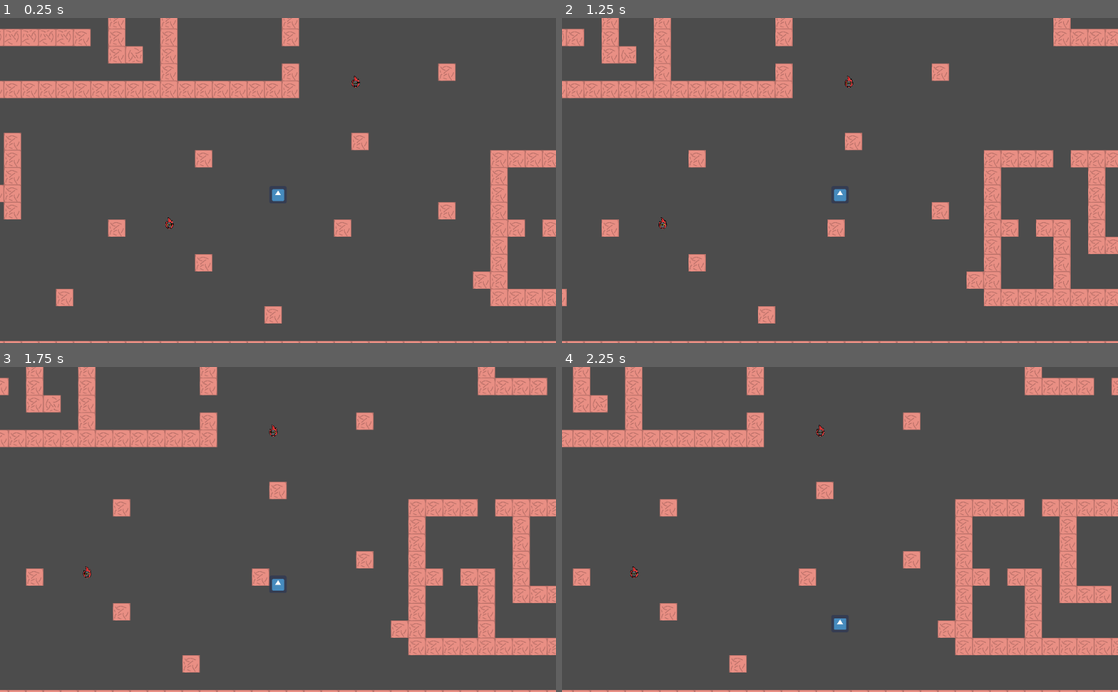
Above: before the commit, frames 1-4 (two rows, left to right).
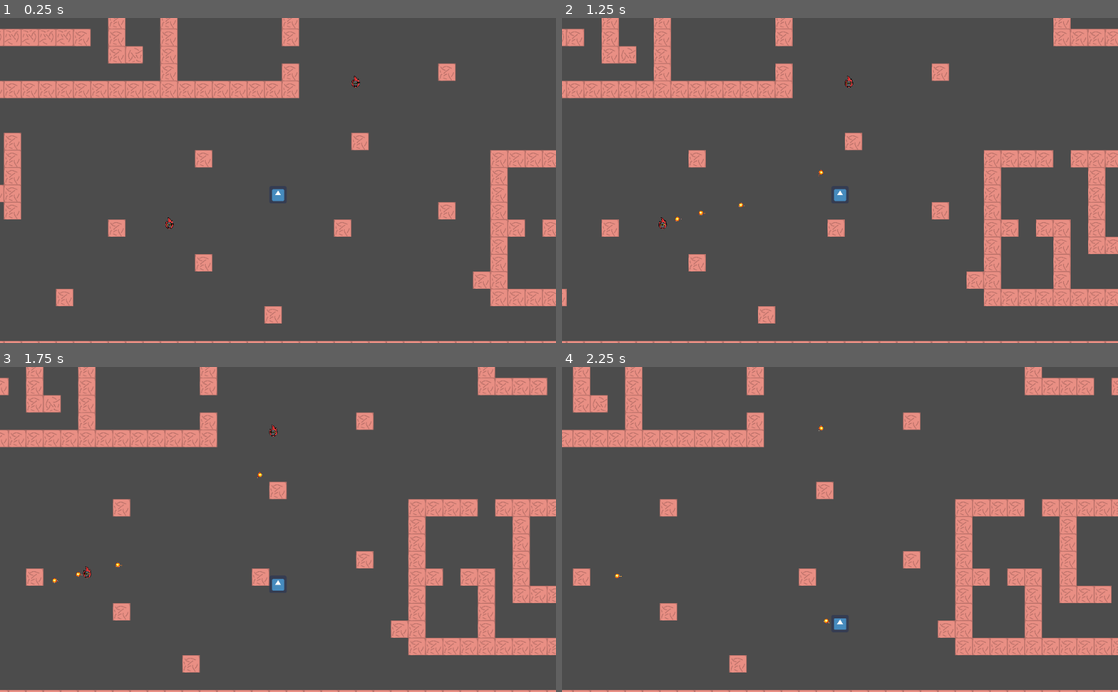
Above: after the commit, the same moments.

Repository: felipe-canales/LVAGames
Game: Godot game, scene res://level_test.tscn
Two runs of this game, one before a commit and one after it. Both use one fixed random seed, a clock stepped at 60 frames per second and the inputs below. The engine's default icon, where the game draws it, is replaced by a stand-in: a white triangle on a blue panel in a dark square.
Inputs:
- Up to frame 1 (0.25 s): no input
- Up to frame 2 (1.25 s): tap Enter at 0.5 s; hold D (player_right) from 0.53 s (still down)
- Up to frame 3 (1.75 s): release D (player_right) at 1.28 s; hold S (player_down) from 1.28 s (still down)
- Up to frame 4 (2.25 s): release S (player_down) at 2.03 s; hold D (player_right) from 2.03 s (still down)

Frame 1 is identical in both runs. In frame 2, less than 0.1% of the frame differs, in the area x 20-47%, y 46-63%; in frame 3, less than 0.1%; in frame 4, less than 0.1%, in the area x 9-49%, y 17-79%.

Commit message:
agregando script de no disparo atraves de la pared

Diff:
--- a/nodos/Gun.gd
+++ b/nodos/Gun.gd
@@ -1,6 +1,7 @@
 extends Area2D
 
 const bullet = preload("res://nodos/Proyectil.tscn")
+
 var speed = 200
 var enemigos = []
 var velocity = Vector2()
@@ -11,7 +12,8 @@
 var movimiento = 2
 
 var bullet_fire = true
-var bullet_cooldown = 250
+var bullet_cooldown = 0.25
+
 var bullet_cooldown_counter = 0
 var distancia1 = 999999999999
 
@@ -39,15 +41,17 @@
 
 		rotation = ((target_enemy.global_position - global_position).angle())
 
+		var space_state = get_world_2d().get_direct_space_state()
+		var result = space_state.intersect_ray(global_position, target_enemy.global_position, [focus_enemy, get_parent()])
+		var collision:Node = result.collider
 
-		if bullet_cooldown_counter >= bullet_cooldown:
+
+		if bullet_cooldown_counter >= bullet_cooldown && collision.get_class() == "KinematicBody2D":
 			var bullet_inst = bullet.instance()
 			bullet_inst.global_position = global_position
 			bullet_inst.rotation = rotation
 			bullet_cooldown_counter = 0
 			get_tree().get_root().add_child(bullet_inst)
-
-			print(bullet_inst.rotation)
 			bullet_fire = true
 
 	if bullet_fire:
@@ -55,5 +59,6 @@
 
 func _on_Gun_body_entered(body:Node):
 
+
 	if !enemigos.has(body) && body.is_in_group("Enemy"):
 		enemigos.append(body)
